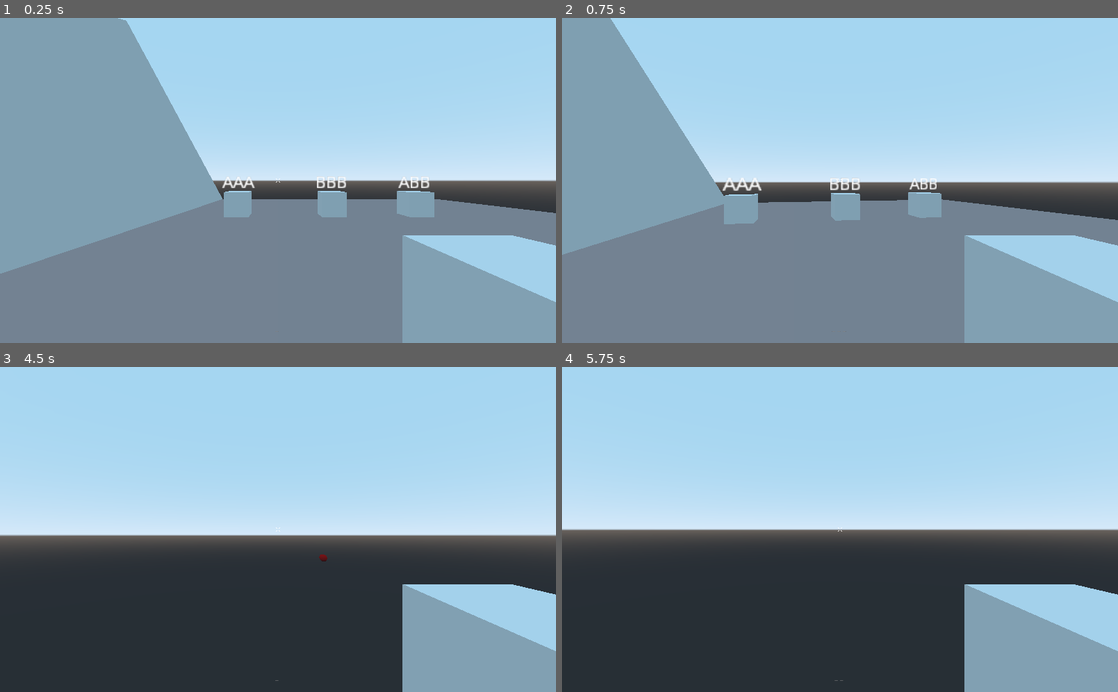
Above: before the commit, frames 1-4 (two rows, left to right).
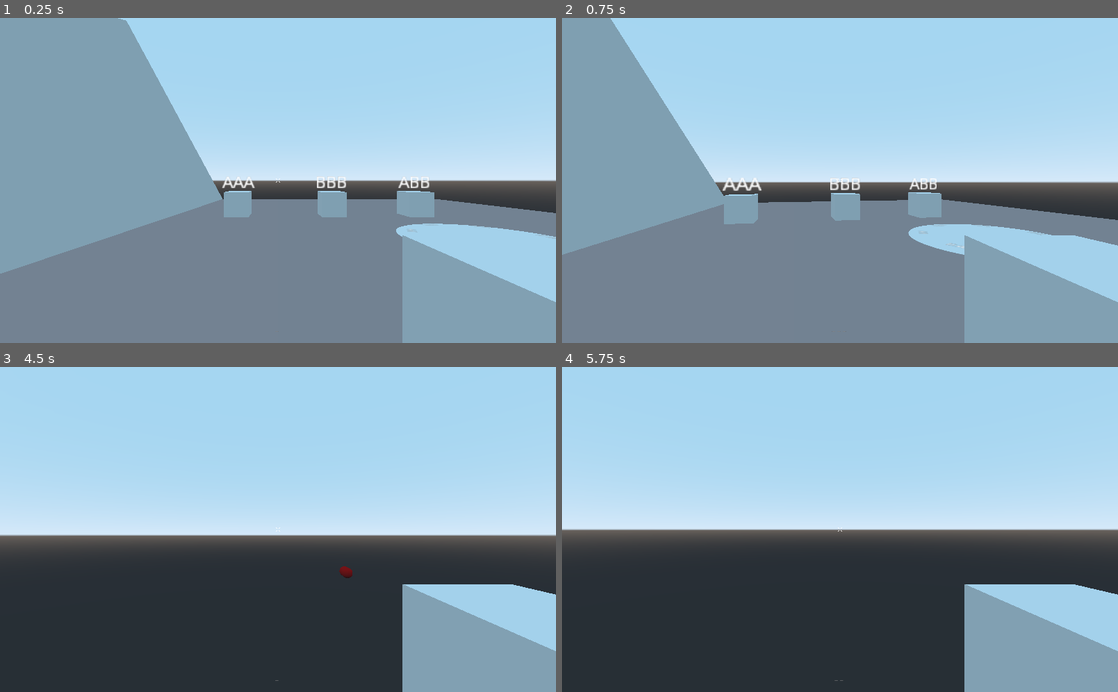
Above: after the commit, the same moments.

Repository: 20akshay00/Jinx
Game: Godot game, scene res://World.tscn
The game is run twice, just before and just after one commit, with the same random seed, the same clock (stepped at 60 frames per second) and the same inputs.
Inputs (mouse positions are in pixels of both pictures, inside the frame that each line leads up to):
- Up to frame 1 (0.25 s): no input
- Up to frame 2 (0.75 s): tap Enter at 0.5 s; move the mouse to (867, 180) at 0.52 s; hold W (forward) from 0.53 s (still down); tap Mouse wheel down (switch_down) at 0.6 s
- Up to frame 3 (4.5 s): keep holding W (forward); tap Space (jump) at 0.77, 1.52, 3.02, 3.77 s; tap 1 (switch_slot1) at 0.8, 1.35 s; move the mouse to (250, 529) at 1.27 s; tap 2 (switch_slot2) at 1.55, 2.1 s; move the mouse to (289, 523) at 2.02 s; tap 3 (switch_slot3) at 2.3, 2.85 s; move the mouse to (272, 536) at 2.77 s; tap Mouse wheel up (switch_up) at 3.05, 3.6 s; move the mouse to (316, 532) at 3.52 s; tap Mouse wheel down (switch_down) at 3.8 s; move the mouse to (233, 526) at 4.27 s; click (233, 526) at 4.35 s
- Up to frame 4 (5.75 s): keep holding W (forward); tap Space (jump) at 4.52, 5 s; tap 1 (switch_slot1) at 4.55 s; move the mouse to (845, 529) at 5.02 s; right-click (845, 529) at 5.1 s; tap 2 (switch_slot2) at 5.3 s

The runs differ from the first frame. In frame 1, 0.8% of the frame differs, in the area x 71-100%, y 63-71%; in frame 2, 1.0%, in the area x 62-88%, y 63-73%; in frame 3, less than 0.1%; in frame 4, nothing differs.

Commit message:
fix spell collision clip + add spell circles

Diff:
--- a/CursedObject.gd
+++ b/CursedObject.gd
@@ -14,3 +14,7 @@
 func _process(_delta):
 	if health <= 0:
 		queue_free()
+
+func check_health(type):
+	if spell_type == type:
+		health -= 1
--- a/CursedObject.tscn
+++ b/CursedObject.tscn
@@ -2,15 +2,13 @@
 
 [ext_resource path="res://CursedObject.gd" type="Script" id=1]
 
-[sub_resource type="BoxShape" id=1]
+[sub_resource type="CubeMesh" id=2]
 
-[sub_resource type="CubeMesh" id=2]
+[sub_resource type="ConcavePolygonShape" id=3]
+data = PoolVector3Array( -1, 1, 1, 1, 1, 1, -1, -1, 1, 1, 1, 1, 1, -1, 1, -1, -1, 1, 1, 1, -1, -1, 1, -1, 1, -1, -1, -1, 1, -1, -1, -1, -1, 1, -1, -1, 1, 1, 1, 1, 1, -1, 1, -1, 1, 1, 1, -1, 1, -1, -1, 1, -1, 1, -1, 1, -1, -1, 1, 1, -1, -1, -1, -1, 1, 1, -1, -1, 1, -1, -1, -1, 1, 1, 1, -1, 1, 1, 1, 1, -1, -1, 1, 1, -1, 1, -1, 1, 1, -1, -1, -1, 1, 1, -1, 1, -1, -1, -1, 1, -1, 1, 1, -1, -1, -1, -1, -1 )
 
 [node name="CursedObject" type="KinematicBody" groups=["Mobs"]]
 script = ExtResource( 1 )
-
-[node name="CollisionShape" type="CollisionShape" parent="."]
-shape = SubResource( 1 )
 
 [node name="MeshInstance" type="MeshInstance" parent="."]
 mesh = SubResource( 2 )
@@ -20,3 +18,6 @@
 pixel_size = 0.1
 text = "
 "
+
+[node name="CollisionShape" type="CollisionShape" parent="."]
+shape = SubResource( 3 )
--- a/Player.tscn
+++ b/Player.tscn
@@ -65,7 +65,9 @@
 skeleton = NodePath("../..")
 
 [node name="SprintTimer" type="Timer" parent="."]
-wait_time = 4.0
+wait_time = 3.0
 one_shot = true
 
+[node name="SprintRechargeTimer" type="Timer" parent="."]
+
 [connection signal="timeout" from="SprintTimer" to="." method="_on_SprintTimer_timeout"]
--- a/Spell.gd
+++ b/Spell.gd
@@ -1,20 +1,22 @@
 extends RigidBody
 
-export var SPEED = 10
+export var SPEED = 20.0
 
-var cast = false
 var type = ""
 
 func _ready():
 	set_as_toplevel(true)
+	self.add_to_group("Spells")
 
-func _physics_process(_delta):
-	if cast:
-		apply_impulse(transform.basis.z, -transform.basis.z * SPEED)
+func cast():
+	apply_impulse(transform.basis.z, -transform.basis.z * SPEED)
 
 func _on_Area_body_entered(body):
 	if body.is_in_group("Mobs"):
-		if body.spell_type == type:
-			body.health -= 1
+		body.check_health(type)
 
 	queue_free()
+
+func _on_Area_area_entered(area):
+	if area.get_parent().is_in_group("SpellCircles"):
+		area.get_parent().rune_update(type)
--- a/Spell.tscn
+++ b/Spell.tscn
@@ -35,4 +35,5 @@
 [node name="CollisionShape" type="CollisionShape" parent="Area"]
 shape = SubResource( 4 )
 
+[connection signal="area_entered" from="Area" to="." method="_on_Area_area_entered"]
 [connection signal="body_entered" from="Area" to="." method="_on_Area_body_entered"]
--- /dev/null
+++ b/SpellCircle.gd
@@ -0,0 +1,99 @@
+extends Spatial
+
+export var num_runes = 5
+export var spell_types = ["AA", "AB", "BA", "BB"]
+export var active_color = Color(0.05, 1.0, 0.5, 1.0)
+export var inactive_color = Color(1.0, 1.0, 1.0, 1.0)
+
+onready var area = $Area
+onready var timer = $Timer
+onready var force_field = $ForceField
+
+var rune_list = []
+var spell_list = []
+var temp_spell_list = []
+var temp_idx_list = []
+
+var rel_idx = null
+var is_activated = false
+
+func _ready():
+	self.add_to_group("SpellCircles")
+
+	for i in num_runes:
+		var rune = Spatial.new()
+		var rune_text = Label3D.new()
+
+		rune_text.text = spell_types[randi() % spell_types.size()]
+		rune_text.pixel_size = 0.05
+		rune_text.translate(Vector3(0, 0.1, 3.25))
+		rune_text.rotate_x(deg2rad(-90))
+
+		rune.add_child(rune_text)
+		rune.rotate_y(deg2rad((i - 1) * 360/num_runes))
+
+		self.add_child(rune)
+
+		spell_list.append(rune_text.text)
+		temp_spell_list.append(rune_text.text)
+		temp_idx_list.append(i)
+
+		rune_list.append(rune_text)
+
+func rune_update(type):
+	var idx = temp_spell_list.find(type, 0)
+
+	if !is_activated:
+		if idx >= 0:
+			if rel_idx == null:
+				timer.start()
+
+				rel_idx = 1
+
+				temp_spell_list = cycle(-idx, temp_spell_list)
+				temp_idx_list = cycle(-idx, temp_idx_list)
+
+				rune_list[temp_idx_list[0]].modulate = active_color
+				temp_spell_list[0] = null
+
+			elif idx == rel_idx:
+				timer.stop()
+				timer.start()
+
+				rune_list[temp_idx_list[idx]].modulate = active_color
+				temp_spell_list[idx] = null
+
+				if rel_idx == num_runes - 1:
+					force_field.visible = true
+					timer.stop()
+
+				rel_idx += 1
+			else:
+				_reset()
+		else:
+			_reset()
+
+func _reset():
+	timer.stop()
+	rel_idx = null;
+
+	for i in num_runes:
+		rune_list[i].modulate = inactive_color
+		temp_spell_list[i] = spell_list[i]
+		temp_idx_list[i] = i
+
+func _rewind():
+	rel_idx -= 1
+	rune_list[temp_idx_list[rel_idx]].modulate = inactive_color
+	temp_spell_list[rel_idx] = spell_list[temp_idx_list[rel_idx]]
+
+func cycle(times : int, arr : Array):
+	times = posmod(times, arr.size())
+	var temp_arr = []
+	temp_arr.resize(arr.size())
+	for i in arr.size():
+		temp_arr[(i + times) % arr.size()] = arr[i]
+	return temp_arr
+
+func _on_Timer_timeout():
+	_rewind()
--- /dev/null
+++ b/SpellCircle.tscn
@@ -0,0 +1,74 @@
+[gd_scene load_steps=7 format=2]
+
+[ext_resource path="res://SpellCircle.gd" type="Script" id=1]
+
+[sub_resource type="CylinderMesh" id=1]
+top_radius = 4.0
+bottom_radius = 4.0
+height = 0.01
+
+[sub_resource type="Shader" id=3]
+code = "/*
+	魔法防御シェーダー 2 by あるる（きのもと 結衣）
+	Magical Shield Shader 2 by Yui Kinomoto @arlez80
+
+	MIT License
+*/
+
+shader_type spatial;
+render_mode unshaded, depth_draw_never;
+
+uniform vec4 barrier_color : hint_color = vec4( 0.05, 1.0, 0.5, 1.0 );
+uniform float barrier_force = 1.0;
+uniform float barrier_interval = 50.0;
+uniform float barrier_speed = 10.0;
+
+void fragment( )
+{
+	vec3 v = ( CAMERA_MATRIX * vec4( VERTEX, 1.0 ) ).xyz;
+	float f = sin( v.y * barrier_interval + TIME * barrier_speed );
+	ALBEDO = barrier_color.rgb;
+	ALPHA = clamp( ( 1.0 - dot( NORMAL, VIEW ) ) * f * barrier_force, 0.0, 1.0 );
+}
+"
+
+[sub_resource type="ShaderMaterial" id=4]
+shader = SubResource( 3 )
+shader_param/barrier_color = Color( 0.05, 1, 0.5, 1 )
+shader_param/barrier_force = 2.0
+shader_param/barrier_interval = 15.0
+shader_param/barrier_speed = 15.0
+
+[sub_resource type="CylinderMesh" id=5]
+material = SubResource( 4 )
+top_radius = 4.0
+bottom_radius = 4.0
+height = 10.0
+
+[sub_resource type="CylinderShape" id=2]
+height = 10.0
+radius = 4.0
+
+[node name="SpellCircle" type="Spatial"]
+script = ExtResource( 1 )
+num_runes = 7
+
+[node name="Base" type="MeshInstance" parent="."]
+mesh = SubResource( 1 )
+
+[node name="ForceField" type="MeshInstance" parent="."]
+transform = Transform( 1, 0, 0, 0, 1, 0, 0, 0, 1, 0, 5, 0 )
+visible = false
+mesh = SubResource( 5 )
+
+[node name="Area" type="Area" parent="."]
+
+[node name="CollisionShape" type="CollisionShape" parent="Area"]
+transform = Transform( 1, 0, 0, 0, 1, 0, 0, 0, 1, 0, 5, 0 )
+shape = SubResource( 2 )
+
+[node name="Runes" type="Spatial" parent="."]
+
+[node name="Timer" type="Timer" parent="."]
+
+[connection signal="timeout" from="Timer" to="." method="_on_Timer_timeout"]
--- a/World.tscn
+++ b/World.tscn
@@ -1,8 +1,9 @@
-[gd_scene load_steps=11 format=2]
+[gd_scene load_steps=12 format=2]
 
 [ext_resource path="res://Player.tscn" type="PackedScene" id=1]
 [ext_resource path="res://CursedObject.tscn" type="PackedScene" id=2]
 [ext_resource path="res://SkyBox.tscn" type="PackedScene" id=3]
+[ext_resource path="res://SpellCircle.tscn" type="PackedScene" id=4]
 
 [sub_resource type="BoxShape" id=1]
 extents = Vector3( 25, 1, 24 )
@@ -44,13 +45,13 @@
 transform = Transform( -4.37114e-08, 0, -1, 0, 1, 0, 1, 0, -4.37114e-08, -12.7885, -0.31652, -0.372301 )
 GRAVITY = 40
 
-[node name="MeshInstance" type="MeshInstance" parent="."]
+[node name="Slope" type="MeshInstance" parent="."]
 transform = Transform( 1, 0, 0, 0, 1, 0, 0, 0, 1, 1.42161, 6.08169, -13.9969 )
 mesh = SubResource( 6 )
 
-[node name="StaticBody" type="StaticBody" parent="MeshInstance"]
+[node name="StaticBody" type="StaticBody" parent="Slope"]
 
-[node name="CollisionShape" type="CollisionShape" parent="MeshInstance/StaticBody"]
+[node name="CollisionShape" type="CollisionShape" parent="Slope/StaticBody"]
 shape = SubResource( 7 )
 
 [node name="CursedObject2" parent="." instance=ExtResource( 2 )]
@@ -64,3 +65,6 @@
 
 [node name="SkyBox" parent="." instance=ExtResource( 3 )]
 transform = Transform( 1, 0, 0, 0, 1, 0, 0, 0, 1, 0, 0, -0.0764732 )
+
+[node name="SpellCircle" parent="." instance=ExtResource( 4 )]
+transform = Transform( 1, 0, 0, 0, 1, 0, 0, 0, 1, 0, 0.0351424, 10.0943 )
--- a/player.gd
+++ b/player.gd
@@ -41,16 +41,19 @@
 	# spell count swapping
 	if Input.is_action_just_released("switch_up"):
 		spell_count = spell_count % 3 + 1
+		spell_combination = ""
 	elif Input.is_action_just_released("switch_down"):
 		spell_count = (spell_count + 1) % 3 + 1
-
+		spell_combination = ""
 	if Input.is_action_just_pressed("switch_slot1"):
 		spell_count = 1
+		spell_combination = ""
 	elif Input.is_action_just_pressed("switch_slot2"):
 		spell_count = 2
+		spell_combination = ""
 	elif Input.is_action_just_pressed("switch_slot3"):
 		spell_count = 3
-
+		spell_combination = ""
 	# spell casting
 	if Input.is_action_just_pressed("spellA"):
 		if len(spell_combination) < spell_count:
@@ -72,7 +75,7 @@
 			staff_tip.add_child(spell)
 			spell.look_at(aimcast.get_collision_point(), Vector3.UP)
 			spell.type = spell_combination
-			spell.cast = true
+			spell.cast()
 
 		spell_combination = ""
 
